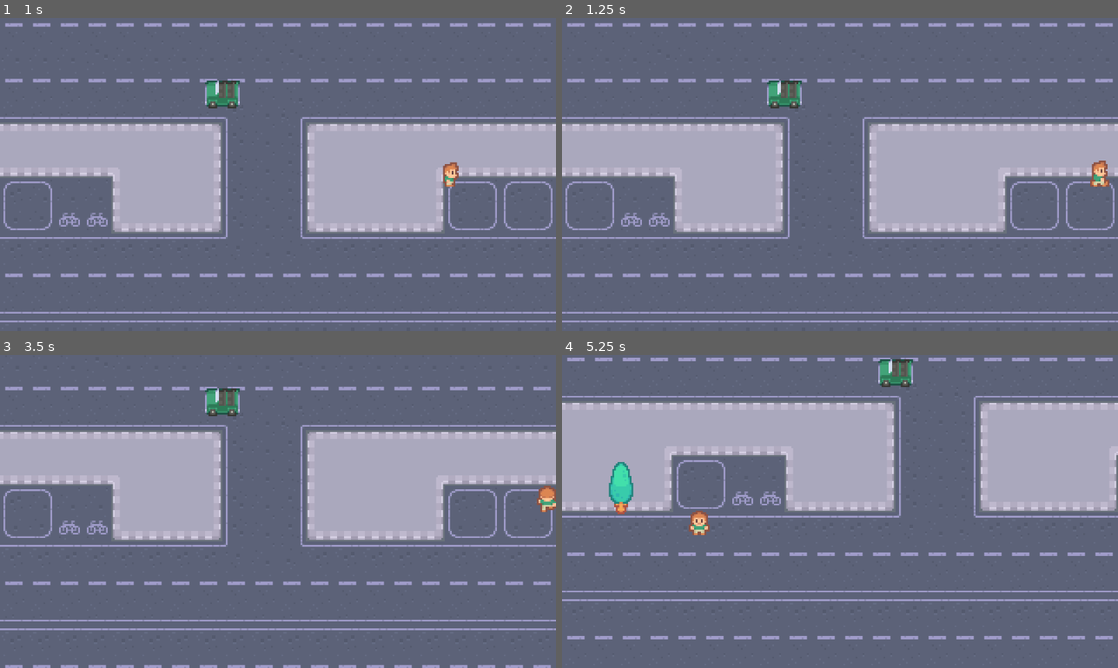
Above: before the commit, frames 1-4 (two rows, left to right).
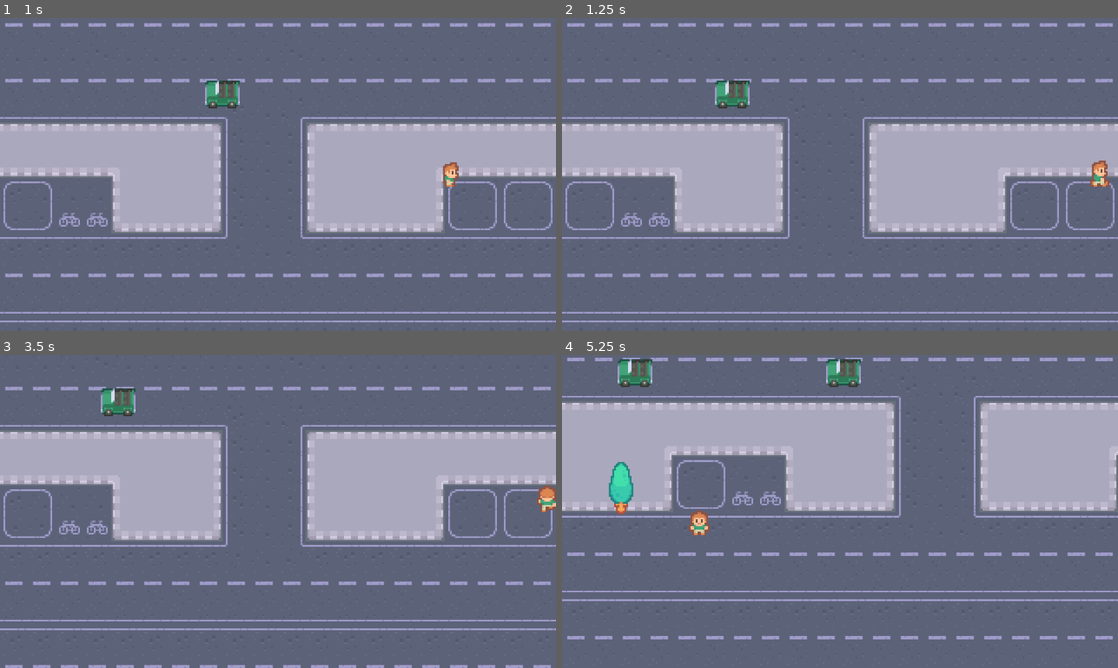
Above: after the commit, the same moments.

Repository: rachmi00/godot-lessons
Game: Godot game, scene res://scenes/game.tscn
Two runs of this game, one before a commit and one after it. Both use one fixed random seed, a clock stepped at 60 frames per second and the inputs below.
Inputs:
- Up to frame 1 (1 s): tap Enter at 0.5 s; hold Right (right) from 0.53 s (still down); tap Space (space) at 0.6 s
- Up to frame 2 (1.25 s): keep holding Right (right)
- Up to frame 3 (3.5 s): release Right (right) at 1.28 s; hold S (down) 1.28-2.03 s; tap Space (space) at 1.35, 2.1, 2.85 s; hold Right (right) 2.03-2.78 s; hold W (up) from 2.78 s (still down)
- Up to frame 4 (5.25 s): release W (up) at 3.53 s; hold A (left) 3.53-5.03 s; tap Space (space) at 3.6, 4.35, 5.1 s; hold S (down) from 5.03 s (still down)

Frame 1 is identical in both runs. In frame 2, 1.1% of the frame differs, in the area x 27-44%, y 20-29%; in frame 3, 1.0%; in frame 4, 1.6%, in the area x 10-64%, y 1-11%.

Commit message:
feat: added script to move cars

Diff:
--- /dev/null
+++ b/scenes/car.gd
@@ -0,0 +1,9 @@
+extends Area2D
+
+var direction = Vector2.LEFT
+var speed = 2
+
+
+# Called every frame. 'delta' is the elapsed time since the previous frame.
+func _process(delta: float) -> void:
+	position += direction * speed
--- a/scenes/car.tscn
+++ b/scenes/car.tscn
@@ -1,11 +1,13 @@
-[gd_scene load_steps=3 format=3 uid="uid://cnavuyqm8cgyy"]
+[gd_scene load_steps=4 format=3 uid="uid://cnavuyqm8cgyy"]
 
 [ext_resource type="Texture2D" uid="uid://d0dya2slufckd" path="res://graphics/cars/green.png" id="1_81rwa"]
+[ext_resource type="Script" path="res://scenes/car.gd" id="1_cyk22"]
 
 [sub_resource type="RectangleShape2D" id="RectangleShape2D_pwax3"]
 size = Vector2(20, 10)
 
-[node name="Area2D" type="Area2D"]
+[node name="Car" type="Area2D"]
+script = ExtResource("1_cyk22")
 
 [node name="Sprite2D" type="Sprite2D" parent="."]
 texture = ExtResource("1_81rwa")
